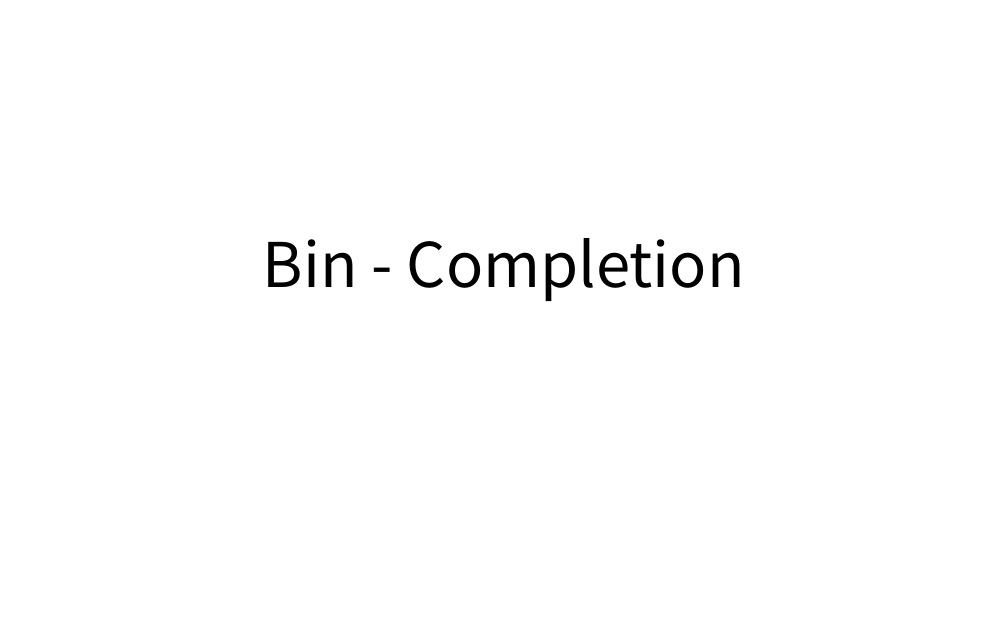
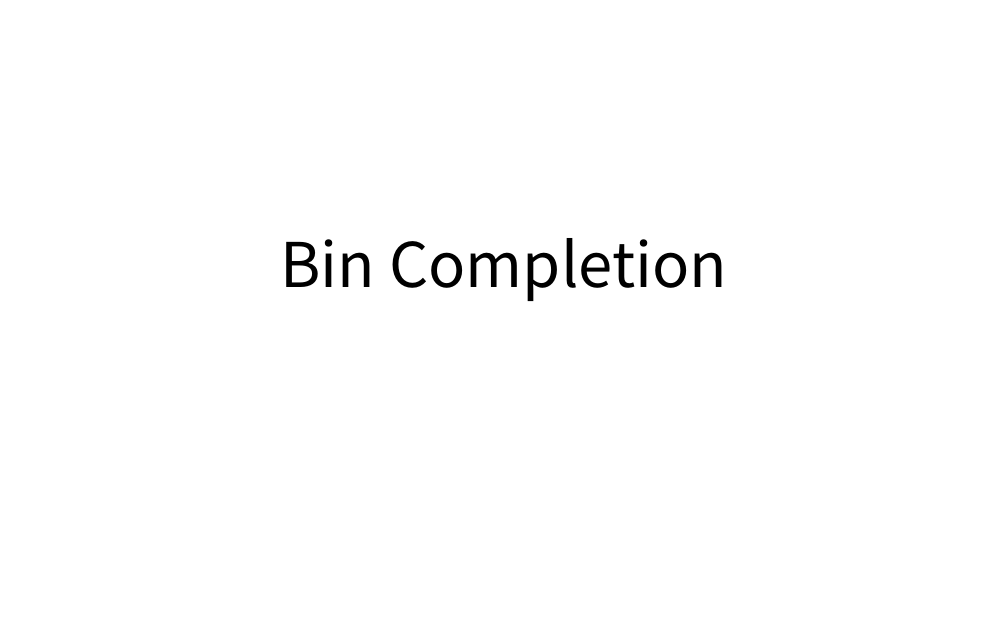
Before and after one commit to 3to80/Algorithm, a slide deck: slide 27 of ETC/Research about box packing problem.pptx. Drawn at 1008x630 pixels with LibreOffice and Linux fonts; fonts in the diff are those of the drawing. Boxes give left, top, right and bottom in pixels: in the first picture for what was removed or moved away, otherwise in the second. Text is boxed around its words. In the diff, an @@ line names an element or a change of style, - is before the commit and + after.

```diff
--- a/ETC/Research about box packing problem.pptx
+++ b/ETC/Research about box packing problem.pptx
@@ title at (x1=280, y1=238, x2=727, y2=301): text changed @@
-Bin - Completion
+Bin Completion
```
Also in this commit, not shown: 2 other slides changed.
